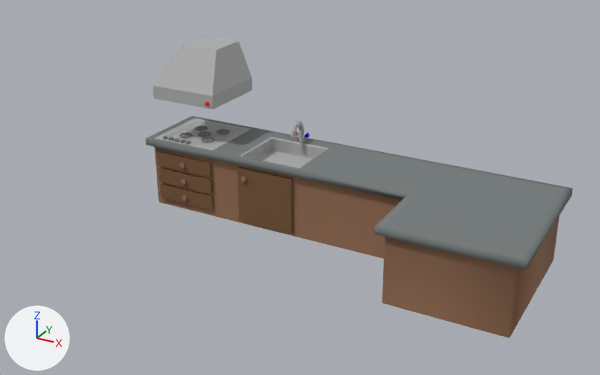
An edit to the OBJ model Models/Kitchen_model/kitchen.obj, drawn before and after from the same camera.
Rendered twice from a 50 mm lens placed at (518.0, -925.0, 466.0), pointed at (74.0, -117.0, 62.0). Lighting does not change. The marker at lower left points along +X, +Y and +Z. Where no turn or scale is listed for an object, it has been applied to the vertices.

Script lines for the objects in view, before the commit:
```python
me_kitchen = bpy.data.meshes.new('kitchen')
me_kitchen.from_pydata(...)  # 1079 vertices, 924 faces; spans x -210.0..360.0, y -157.0..58.0, z -45.0..181.0
# faces by material slot: [142, 50, 118, 20, 25, 39, 530]
me_kitchen.materials.append(mat_lambert4sg)  # brown #976f55
me_kitchen.materials.append(mat_lambert3sg)  # grey #767c7c
me_kitchen.materials.append(mat_phonge1sg)  # grey #bcbcbc
me_kitchen.materials.append(mat_lambert7sg)  # brown #765538
me_kitchen.materials.append(mat_lambert6sg)  # blue #0000ff
me_kitchen.materials.append(mat_lambert5sg)  # red #ff0000
me_kitchen.materials.append(mat_initialshadinggroup)  # grey #7c7c7c
ob_kitchen = bpy.data.objects.new('kitchen', me_kitchen)
ob_kitchen.location = (0.0, 0.0, 0.0)
```
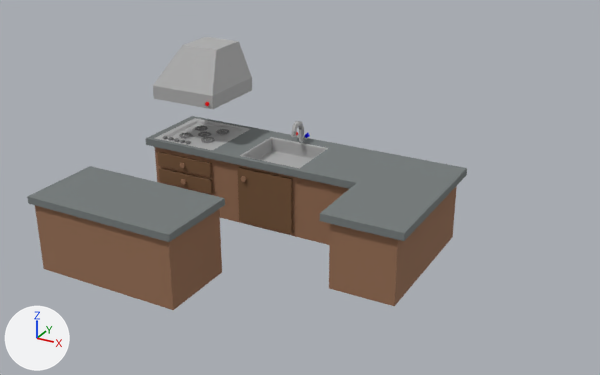
What differs and where, as boxes [x1, y1, x2, y2] in the pictures (600 x 375 px; the box of a moved part takes in the faces that stretch with it):
'kitchen', reshaped (9% shorter)
    before: [146, 37, 573, 338]
    after: [27, 37, 467, 310]
part 1 of me_kitchen, added
    after: [27, 166, 225, 310]
part 2 of me_kitchen, moved or reshaped
    before: [302, 144, 573, 338]
    after: [302, 144, 467, 306]

The change, as a diff of the scene's bpy script:
```diff
--- a/Models/Kitchen_model/kitchen.obj.py
+++ b/Models/Kitchen_model/kitchen.obj.py
@@ me_kitchen @@
 # used by ob_kitchen; location = (0.0, 0.0, 0.0)
-me_kitchen.from_pydata(...)  # 1079 vertices, 924 faces; spans x -210.0..360.0, y -157.0..58.0, z -45.0..181.0
+me_kitchen.from_pydata(...)  # 1099 vertices, 941 faces; spans x -210.0..226.0, y -285.0..58.0, z -45.0..181.0
+# me_kitchen part 1: a new loose piece of 20 vertices spanning x -207.0..3.0, y -285.0..-175.0, z -45.0..55.0
+# me_kitchen part 2
+# 15 vertices in x 190.0..200.0, y -157.0..57.0, z -45.0..55.0 move by (-69.0, 0.0, 0.0)
+# 15 vertices in x 350.0..360.0, y -157.0..57.0, z -45.0..55.0 move by (-134.0, 0.0, 0.0)
 me_kitchen.materials.append(mat_lambert4sg)
```
